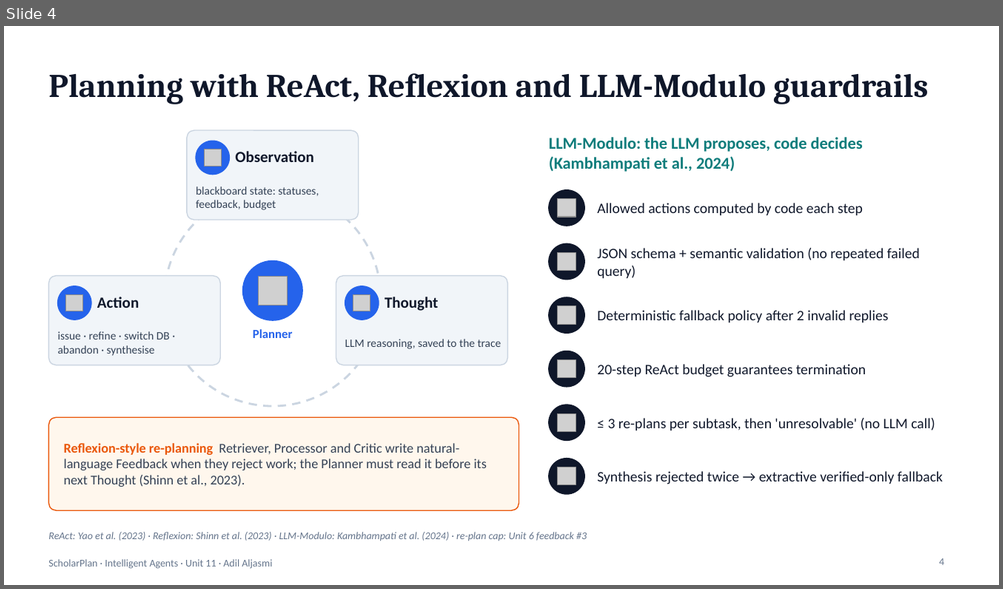
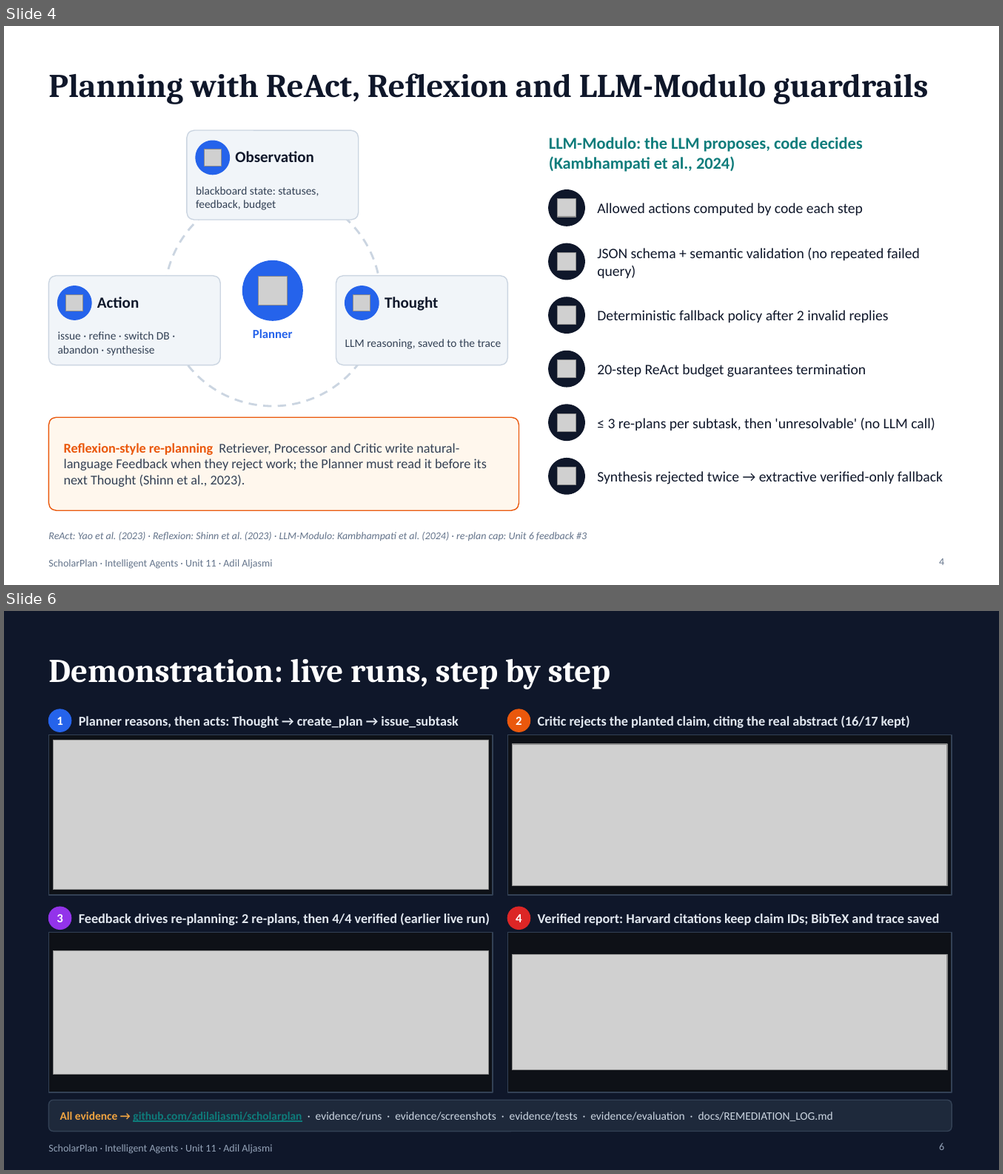
Before and after one commit to adilaljasmi/scholarplan, a slide deck: presentation/ScholarPlan_Unit11_Presentation.pptx. Shown one above the other, each under a label of ours: slide 4 before the commit, slides 4 and 6 after it; the slides between them are not shown. The pictures are 1003x589 and 1003x1174 pixels, drawn with LibreOffice and Linux fonts; fonts in the diff are those of the drawing; grey boxes stand for pictures. Boxes give left, top, right and bottom in pixels: in the first picture for what was removed or moved away, otherwise in the second. Text is boxed around its words. In the diff, an @@ line names an element or a change of style, - is before the commit and + after.

```diff
--- a/presentation/ScholarPlan_Unit11_Presentation.pptx
+++ b/presentation/ScholarPlan_Unit11_Presentation.pptx
@@ slide 6 added at <box>4,611,999,1170</box>, background #0F172A @@
@@ title added at <box>48,659,610,689</box>, 32 pt, text #FFFFFF, bold @@
+Demonstration: live runs, step by step
@@ ellipse added at <box>48,709,71,732</box>, fill #2563EB, outline #2563EB 1 pt @@
@@ text added at <box>57,717,62,725</box>, 12 pt, text #FFFFFF, bold @@
+1
@@ text added at <box>79,716,458,728</box>, 13 pt, text #E2E8F0, bold @@
+Planner reasons, then acts: Thought → create_plan → issue_subtask
@@ ellipse added at <box>508,709,530,732</box>, fill #EA580C, outline #EA580C 1 pt @@
@@ text added at <box>515,717,521,725</box>, 12 pt, text #FFFFFF, bold @@
+2
@@ text added at <box>538,716,910,728</box>, 13 pt, text #E2E8F0, bold @@
+Critic rejects the planted claim, citing the real abstract (16/17 kept)
@@ rectangle added at <box>48,735,492,895</box>, fill #0E1117, outline #334155 1 pt @@
@@ picture added at <box>54,740,488,890</box> @@
@@ rectangle added at <box>508,735,951,895</box>, fill #0E1117, outline #334155 1 pt @@
@@ picture added at <box>512,744,947,886</box> @@
@@ ellipse added at <box>48,907,71,930</box>, fill #9333EA, outline #9333EA 1 pt @@
@@ text added at <box>57,914,62,923</box>, 12 pt, text #FFFFFF, bold @@
+3
@@ text added at <box>79,913,490,925</box>, 13 pt, text #E2E8F0, bold @@
+Feedback drives re-planning: 2 re-plans, then 4/4 verified (earlier live run)
@@ ellipse added at <box>508,907,530,930</box>, fill #DC2626, outline #DC2626 1 pt @@
@@ text added at <box>515,914,521,923</box>, 12 pt, text #FFFFFF, bold @@
+4
@@ text added at <box>538,914,939,925</box>, 13 pt, text #E2E8F0, bold @@
+Verified report: Harvard citations keep claim IDs; BibTeX and trace saved
@@ rectangle added at <box>48,933,492,1093</box>, fill #0E1117, outline #334155 1 pt @@
@@ rectangle added at <box>508,933,951,1093</box>, fill #0E1117, outline #334155 1 pt @@
@@ picture added at <box>54,951,488,1074</box> @@
@@ picture added at <box>512,955,947,1071</box> @@
@@ rounded rectangle added at <box>48,1100,951,1132</box>, fill #1E293B, outline #334155 1 pt @@
@@ text added at <box>60,1112,833,1122</box>, 11 pt, text #CBD5E1 @@
+All evidence → github.com/adilaljasmi/scholarplan · evidence/runs · evidence/screenshots · evidence/tests · evidence/evaluation · docs/REMEDIATION_LOG.md
@@ page number added at <box>939,1143,944,1150</box>, 10 pt, text #94A3B8 @@
+6
@@ text added at <box>48,1145,272,1154</box>, 10 pt, text #94A3B8 @@
+ScholarPlan · Intelligent Agents · Unit 11 · Adil Aljasmi
```
Also in this commit, not shown: 6 slides changed, 1 slide removed, 27 other files.
